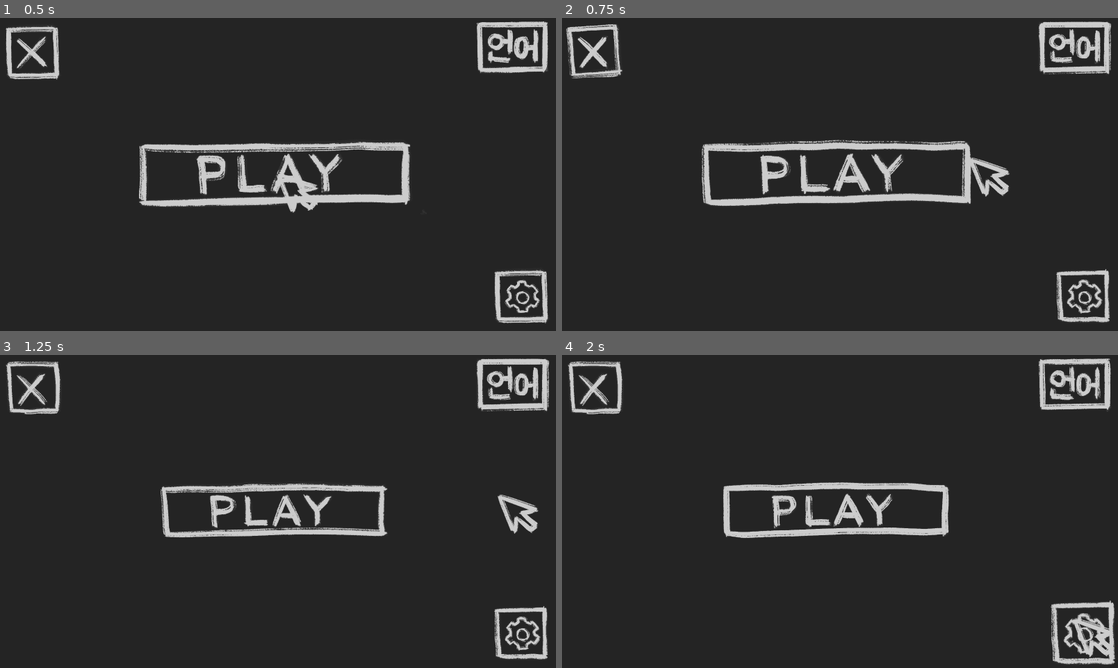
Above: before the commit, frames 1-4 (two rows, left to right).
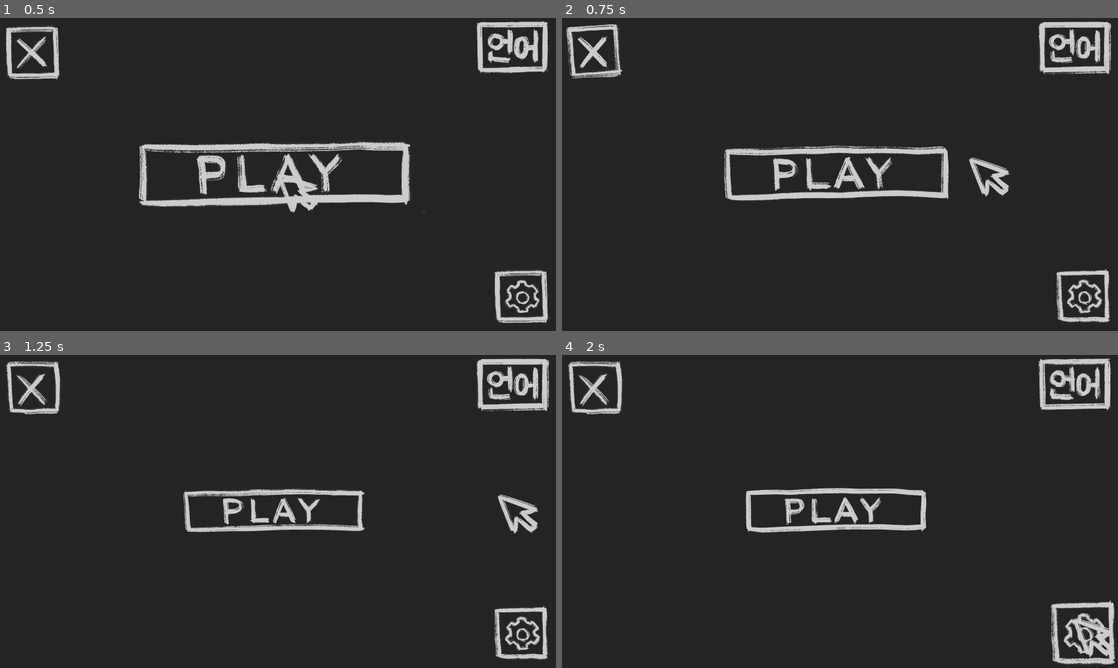
Above: after the commit, the same moments.

Repository: Floxicek/TurnMeOn-PGJ
Game: Godot game, scene res://scenes/levels/level1.tscn
The game is run twice, just before and just after one commit, with the same random seed, the same clock (stepped at 60 frames per second) and the same inputs.
Inputs (mouse positions are in pixels of both pictures, inside the frame that each line leads up to):
- Up to frame 1 (0.5 s): no input
- Up to frame 2 (0.75 s): move the mouse to (962, 158) at 0.52 s; hold D (RIGHT) from 0.53 s (still down); tap K (START_KEYBOARD_CONTROL) at 0.6 s
- Up to frame 3 (1.25 s): keep holding D (RIGHT)
- Up to frame 4 (2 s): move the mouse to (728, 527) at 1.27 s; release D (RIGHT) at 1.28 s; hold S (DOWN) from 1.28 s (still down); click (728, 527) at 1.35 s

Frame 1 is identical in both runs. In frame 2, 5.0% of the frame differs, in the area x 25-74%, y 38-61%; in frame 3, 3.8%; in frame 4, 3.9%.

Commit message:
Add level progression and transition effects; implement scaling on load

Diff:
--- a/autoload/SceneManager.gd
+++ b/autoload/SceneManager.gd
@@ -12,11 +12,16 @@
 var min_wait_time = 1
 var _in_progress = false
 
+signal transition_done
+
+
 func _ready() -> void:
 	_transition = transition_scene.instantiate()
 	add_child(_transition, true)
 	_transition.clear_scene_done.connect(_clear_scene_done)
 	_transition.show_scene_done.connect(_show_scene_done)
+	await get_tree().create_timer(.5).timeout
+	transition_done.emit()
 
 
 func change_scene(target_scene_path) -> void:
@@ -34,7 +39,7 @@
 func _show_scene_done() -> void:
 	# Show scene animation done
 	_in_progress = false
-	pass
+	transition_done.emit()
 
 
 func _process(_delta: float) -> void:
@@ -58,7 +63,7 @@
 
 
 var _current_level_index := 0
-var levels = ["res://scenes/levels/level1.tscn", "res://scenes/levels/level2.tscn"]
+var levels = ["res://scenes/levels/level1.tscn", "res://scenes/levels/level2.tscn", "res://scenes/levels/level_break_tiles.tscn"]
 
 func next_level():
 	if not _in_progress:
--- a/scenes/levels/level1.tscn
+++ b/scenes/levels/level1.tscn
@@ -6,11 +6,13 @@
 [ext_resource type="PackedScene" uid="uid://cguwqv4xmawl2" path="res://scenes/buttons/language_btn_korean.tscn" id="3_60q7a"]
 [ext_resource type="PackedScene" uid="uid://bb0vlrhpg536j" path="res://scenes/buttons/play_button.tscn" id="4_et1lr"]
 [ext_resource type="PackedScene" uid="uid://dofhmkti2cult" path="res://scenes/buttons/settings_button.tscn" id="5_w1lfe"]
+[ext_resource type="Script" path="res://scripts/scale_down_on_load.gd" id="6_3cc78"]
 
 [node name="Level1" type="Node2D"]
 script = ExtResource("1_jo5db")
 
 [node name="CursorObject" parent="." instance=ExtResource("1_p2dli")]
+position = Vector2(0, 2)
 keyboard_max_speed = 40.0
 keyboard_acceleration = 10.0
 keyboard_decceleration = 25.0
@@ -23,6 +25,10 @@
 [node name="PlayButton" parent="." instance=ExtResource("4_et1lr")]
 position = Vector2(1263, 716)
 
+[node name="ScaleDownOnLoad" type="Node" parent="PlayButton"]
+script = ExtResource("6_3cc78")
+scale_to = 0.8
+
 [node name="SettingsButton" parent="." instance=ExtResource("5_w1lfe")]
 position = Vector2(2400, 1282)
 
--- /dev/null
+++ b/scenes/levels/level_break_tiles.tscn
@@ -0,0 +1,41 @@
+[gd_scene load_steps=9 format=3 uid="uid://bp1o00ej7m4j2"]
+
+[ext_resource type="Script" path="res://scenes/levels/level_1.gd" id="1_uoa4o"]
+[ext_resource type="PackedScene" uid="uid://d4m0lti4ef8bb" path="res://scenes/cursor_object.tscn" id="2_2r0tt"]
+[ext_resource type="PackedScene" uid="uid://f0k535wjbhob" path="res://scenes/buttons/escape_button.tscn" id="3_52p62"]
+[ext_resource type="Script" path="res://scripts/scale_down_on_load.gd" id="3_mxh57"]
+[ext_resource type="PackedScene" uid="uid://cguwqv4xmawl2" path="res://scenes/buttons/language_btn_korean.tscn" id="4_h01pg"]
+[ext_resource type="PackedScene" uid="uid://bb0vlrhpg536j" path="res://scenes/buttons/play_button.tscn" id="5_f3hh2"]
+[ext_resource type="PackedScene" uid="uid://dofhmkti2cult" path="res://scenes/buttons/settings_button.tscn" id="6_bgh1r"]
+
+[sub_resource type="RectangleShape2D" id="RectangleShape2D_nbba5"]
+
+[node name="LevelBreakTiles" type="Node2D"]
+script = ExtResource("1_uoa4o")
+
+[node name="CursorObject" parent="." instance=ExtResource("2_2r0tt")]
+keyboard_max_speed = 40.0
+keyboard_acceleration = 10.0
+keyboard_decceleration = 25.0
+
+[node name="ScaleOnLoad" type="Node" parent="CursorObject"]
+script = ExtResource("3_mxh57")
+scale_to = 0.3
+
+[node name="EscapeButton" parent="." instance=ExtResource("3_52p62")]
+
+[node name="LanguageBtnKorean" parent="." instance=ExtResource("4_h01pg")]
+position = Vector2(2363, 134)
+
+[node name="PlayButton" parent="." instance=ExtResource("5_f3hh2")]
+position = Vector2(1263, 716)
+
+[node name="SettingsButton" parent="." instance=ExtResource("6_bgh1r")]
+position = Vector2(2400, 1282)
+
+[node name="CharacterBody2D" type="CharacterBody2D" parent="."]
+
+[node name="CollisionShape2D" type="CollisionShape2D" parent="CharacterBody2D"]
+shape = SubResource("RectangleShape2D_nbba5")
+
+[connection signal="pressed" from="PlayButton" to="." method="_on_play_button_pressed"]
--- a/scripts/button.gd
+++ b/scripts/button.gd
@@ -8,17 +8,22 @@
 func _ready():
 	$AnimatedSprite2D.play()
 
+var default_scale = 1.0
+@export_range(.8,1.4) var hover_scale = 1.2
+
+func set_default_scale(_scale):
+	default_scale = _scale
 
 func _on_area_entered(area):
 	if area.is_in_group("Cursor"):
 		hover_start.emit(area)
 		var tween = get_tree().create_tween()
-		tween.tween_property(self, "scale", Vector2(1.2, 1.2), .05)
+		tween.tween_property(self, "scale", Vector2(hover_scale * default_scale, hover_scale * default_scale), .05)
 		tween.set_trans(Tween.TRANS_CUBIC)
 
 func _on_area_exited(area) -> void:
 	if area.is_in_group("Cursor"):
 		hover_stopped.emit(area)
 		var tween = get_tree().create_tween()
-		tween.tween_property(self, "scale", Vector2(1, 1), .05)
+		tween.tween_property(self, "scale", Vector2(default_scale, default_scale), .05)
 		tween.set_trans(Tween.TRANS_CUBIC)
--- a/scripts/cursor_object_script.gd
+++ b/scripts/cursor_object_script.gd
@@ -2,19 +2,28 @@
 
 class_name Cursor_object
 
+@export_category("Keyboard movement")
 @export var is_keyboard_mode: bool = false
 var velocity: Vector2 = Vector2.ZERO
 @export var keyboard_max_speed: float = 10
 @export var keyboard_acceleration: float = 4
 @export var keyboard_decceleration: float = 10
+@export_category("Cursor specific")
+@export var hide_os_cursor := true
 
 
 var buttons = []
 
 func _ready() -> void:
+	if hide_os_cursor:
+		Input.set_mouse_mode(Input.MOUSE_MODE_HIDDEN)
+	else:
+		Input.set_mouse_mode(Input.MOUSE_MODE_VISIBLE)
+
 	$AnimatedSprite2D.play()
 	#if(is_keyboard_mode):
 		#position = Vector2(1280, 720)
+	await SceneManager.transition_done
 
 func _physics_process(delta: float) -> void:
 	if(not is_keyboard_mode):
--- /dev/null
+++ b/scripts/scale_down_on_load.gd
@@ -0,0 +1,14 @@
+extends Node
+class_name ScaleOnLoad
+
+
+@export_range(.1, 1.5) var scale_to := 1.0
+
+func _ready() -> void:
+	await SceneManager.transition_done
+	print("Scaling ", get_parent().name, " to ", scale_to)
+	var parent = get_parent()
+	if parent.has_method("set_default_scale"):
+		parent.set_default_scale(scale_to)
+	var tween = get_tree().create_tween()
+	tween.tween_property(get_parent(), "scale", Vector2(scale_to, scale_to), .5)
Not shown: 1 places in scenes/levels/level1.tscn that only renumber resources
